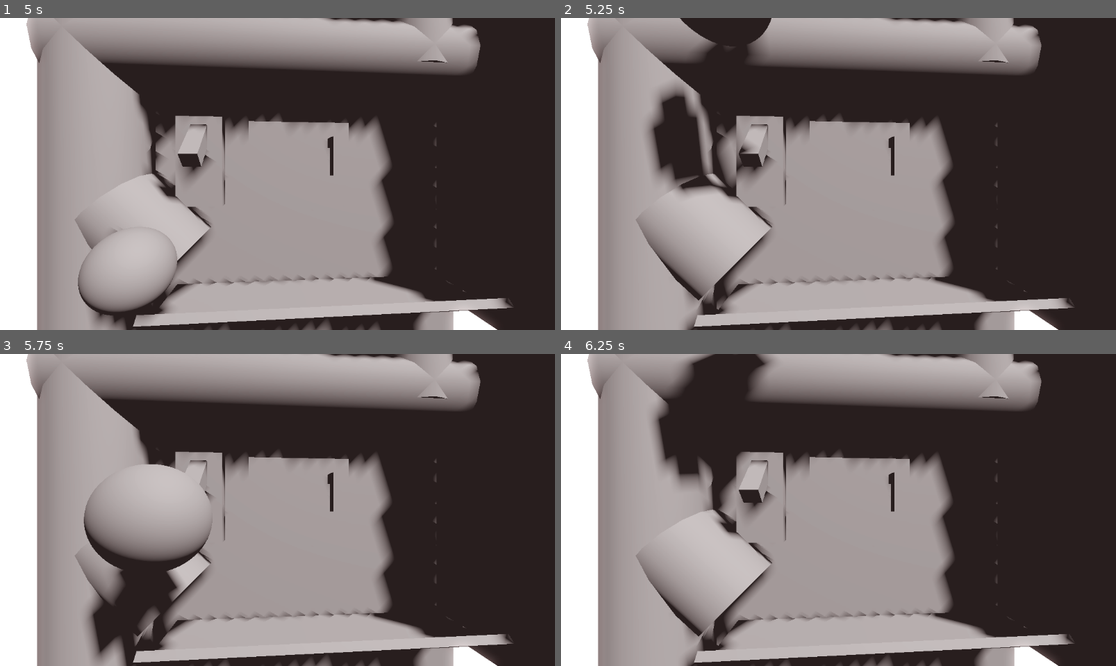
Above: before the commit, frames 1-4 (two rows, left to right).
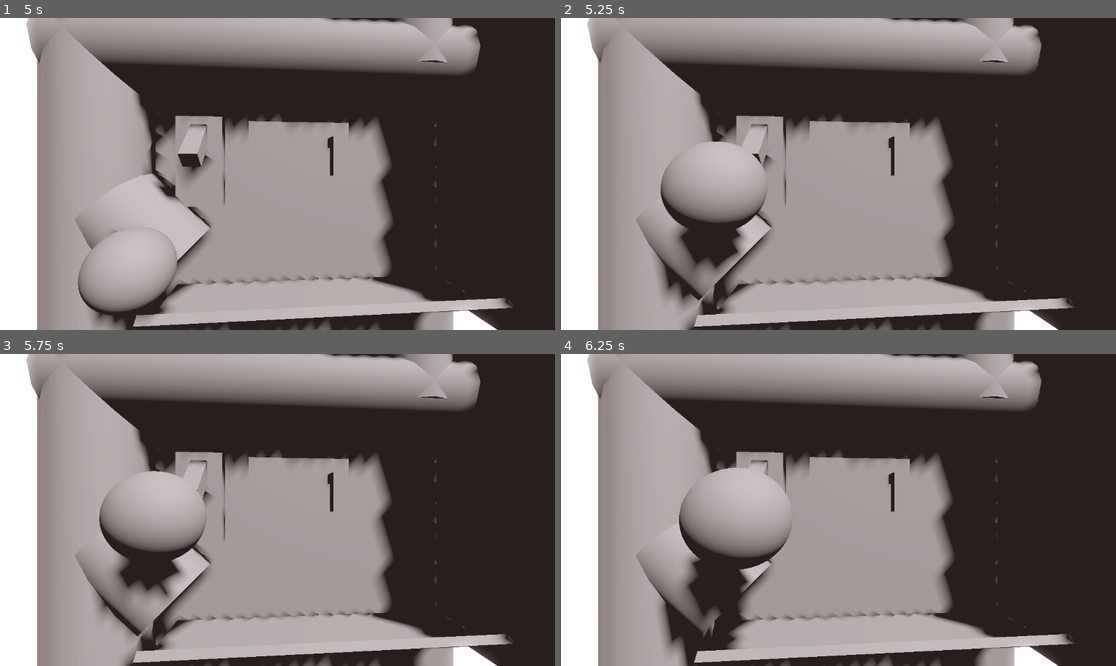
Above: after the commit, the same moments.

Repository: nheeb/niblehyme
Game: Godot game, scene res://Logic/Cockpit.tscn
Same seed, same stepped clock (60 frames per second), same inputs: the game is played once before the commit and once after it.
Inputs (mouse positions are in pixels of both pictures, inside the frame that each line leads up to):
- Up to frame 1 (5 s): move the mouse to (249, 236) at 0.52 s; hold Up (ui_up) 0.53-1.25 s; tap Mouse wheel down (view_down) at 0.6, 2.1, 3.6 s; click (249, 236) at 0.67 s; tap Enter at 1.25 s; drag from (444, 220) to (249, 236) at 1.27 s; tap Space at 2 s; move the mouse to (111, 127) at 2.02 s; hold Left (ui_left) 2.03-2.75 s; click (111, 127) at 2.17 s; drag from (305, 174) to (111, 127) at 2.77 s; move the mouse to (194, 96) at 3.52 s; hold Down (ui_down) 3.53-4.25 s; click (194, 96) at 3.67 s; drag from (399, 158) to (194, 96) at 4.27 s
- Up to frame 2 (5.25 s): move the mouse to (727, 189) at 5.02 s; hold Up (ui_up) from 5.03 s (still down); tap Mouse wheel down (view_down) at 5.1 s; click (727, 189) at 5.17 s
- Up to frame 3 (5.75 s): keep holding Up (ui_up)
- Up to frame 4 (6.25 s): release Up (ui_up) at 5.75 s; drag from (894, 441) to (727, 525) at 5.77 s

Frame 1 is identical in both runs. In frame 2, 9.6% of the frame differs, in the area x 15-38%, y 0-94%; in frame 3, 4.9%; in frame 4, 11%, in the area x 16-42%, y 0-100%.

Commit message:
Fix raycast

Diff:
--- a/Logic/Cockpit.tscn
+++ b/Logic/Cockpit.tscn
@@ -166,6 +166,7 @@
 script = ExtResource("2_83mtf")
 
 [node name="CamPivot" type="Node3D" parent="PlayerCameraPath"]
+unique_name_in_owner = true
 transform = Transform3D(1, 0, 0, 0, 1, 0, 0, 0, 1, 0, 2.17441, 0)
 
 [node name="PlayerCamera" type="Camera3D" parent="PlayerCameraPath/CamPivot"]
--- a/Logic/PipeItem.gd
+++ b/Logic/PipeItem.gd
@@ -69,13 +69,13 @@
 	if (freeze): return
 	if (Game.raycast_object != self): return
 
-
 	if (event is InputEventMouseButton and (event.button_index == MOUSE_BUTTON_LEFT)):
 		if (event.is_pressed()):
 			dragging = true
 		if (event.is_released()):
 			dragging = false
 
+
 func _process(_delta):
 	if (dragging):
 		global_position = global_position.lerp(Game.mouse_position, .2)
--- a/Logic/PlayerCameraPath.gd
+++ b/Logic/PlayerCameraPath.gd
@@ -45,14 +45,13 @@
 
 
 func check_mouse_colliding() -> void:
-	var camera_pivot = get_parent().global_position
+	var camera_pivot = %CamPivot.global_position
 	var camera = %PlayerCamera
-	var plane = Plane(%PlaneReference.global_position,.7)
+	var plane = Plane(Vector3.FORWARD,.7)
 	var mouse_position = plane.intersects_ray(camera_pivot,camera.project_ray_normal(get_viewport().get_mouse_position()))
 
-	%RayCast3D.target_position = mouse_position
+	%RayCast3D.target_position = mouse_position - camera_pivot
 	var obj = %RayCast3D.get_collider()
 
 	if (obj is PipeItem): Game.raycast_object = obj
 	if (mouse_position != null): Game.mouse_position = mouse_position
-#	print(mouse_position, obj)
